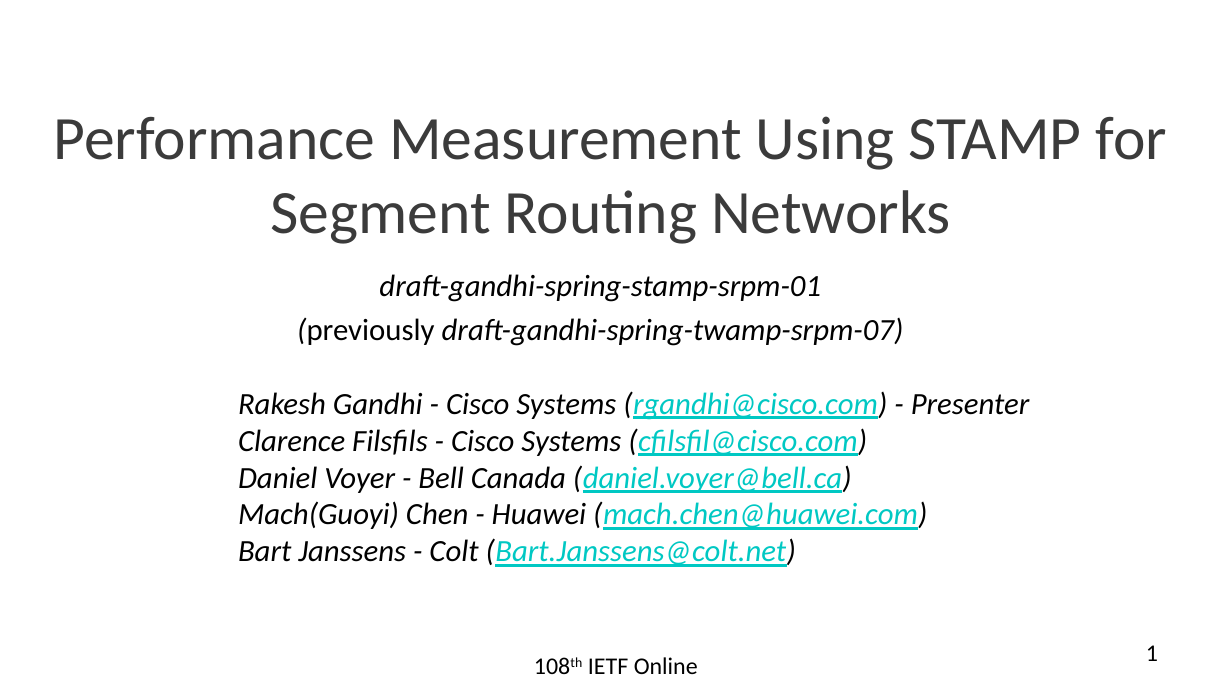
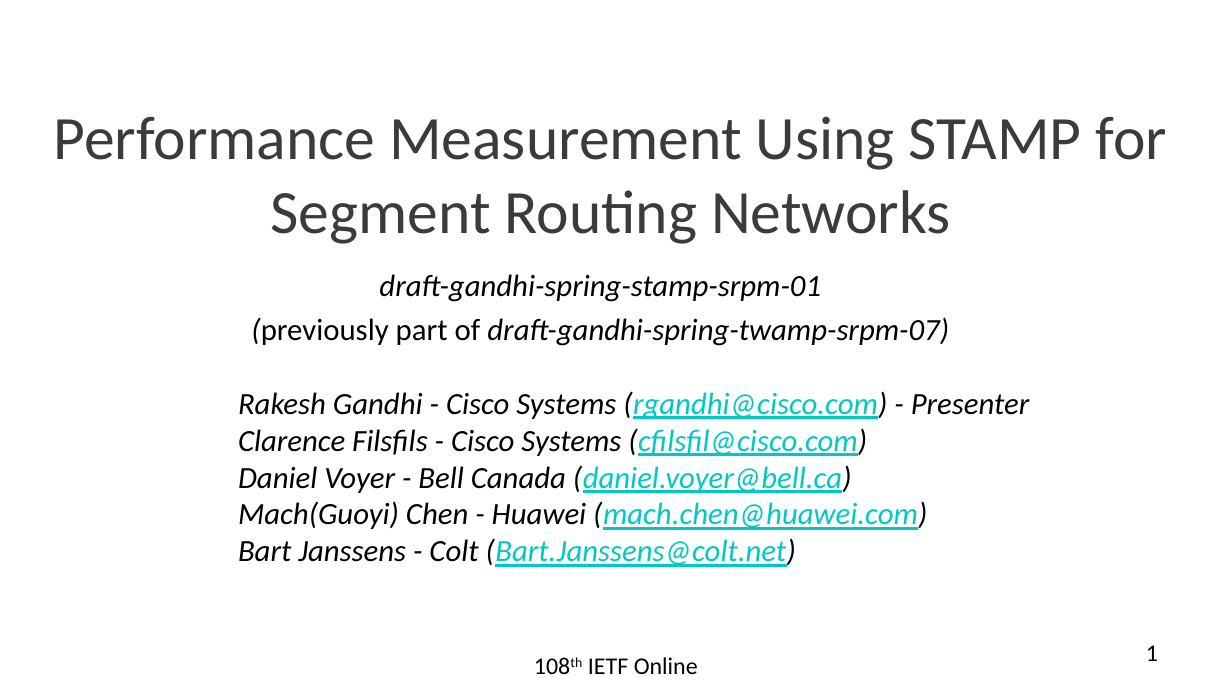
Before and after one commit to rakgandhi/ietf-slides, a slide deck: slide 1 of draft-gandhi-spring-stamp-srpm-01.pptx. Drawn at 1232x693 pixels with LibreOffice and Linux fonts; fonts in the diff are those of the drawing. Boxes give left, top, right and bottom in pixels: in the first picture for what was removed or moved away, otherwise in the second. Text is boxed around its words. In the diff, an @@ line names an element or a change of style, - is before the commit and + after.

```diff
--- a/draft-gandhi-spring-stamp-srpm-01.pptx
+++ b/draft-gandhi-spring-stamp-srpm-01.pptx
@@ subtitle at box(251, 317, 949, 346): text changed @@
-(previously draft-gandhi-spring-twamp-srpm-07)
+(previously part of draft-gandhi-spring-twamp-srpm-07)
```
Also in this commit, not shown: 1 other slide changed, 3 other files.
